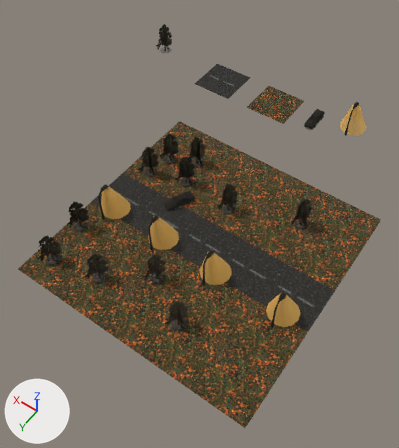
One commit to the Blender file games/cat_adventure/assets/raw/level.blend: the scene before it, then after it.
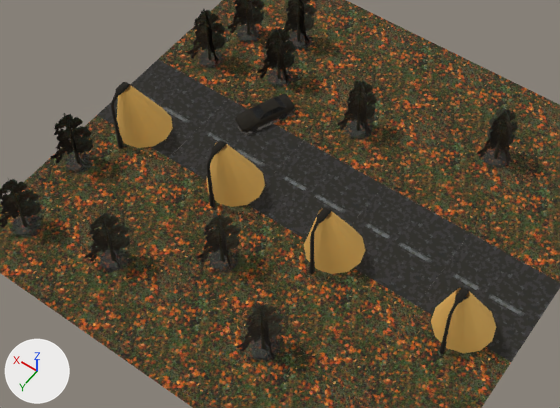
The first picture shows the older version from a 50 mm lens placed at (-36.3, 41.2, 68.8), pointed at (-3.8, -4.3, -2.7). The close-ups show both versions on the part from 10% to 84% of the width and 32% to 79% of the height of that picture. Lighting does not change. The marker at lower left points along +X, +Y and +Z.

The first close-up shows 'Grass.004', 'Grass.005', 'Grass.006', 'Grass.011', 'Grass.012', 'Grass.013', 'Grass.014', 'Grass.016', 'Grass.018', 'LampPost.001', 'LampPost.002', 'LampPost.003', 'LampPost.004', 'Road.002', 'Road.004', 'Road.005'.
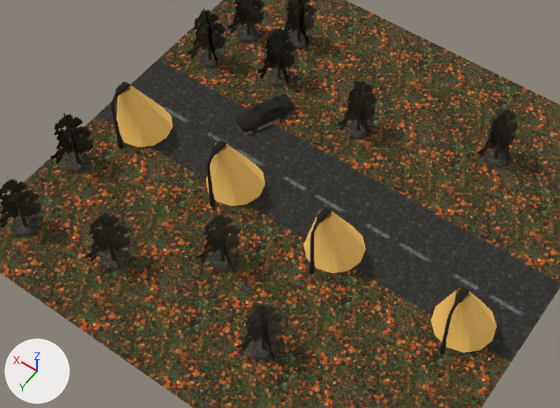
Where the change shows, as pixel boxes [x1, y1, x2, y2] in the close-ups (560 x 408 px):
'LampPost.004', reshaped
    before: [431, 286, 496, 354]
    after: [431, 286, 497, 354]
'LampPost.001', reshaped
    before: [304, 207, 365, 274]
    after: [304, 207, 366, 274]
part 1 of me_lamppost, built on
    before: [117, 86, 496, 353]
    after: [117, 86, 497, 353]

Edits to the bpy script that builds the scene:
```text
Change me_lamppost:
    used by ob_lamppost_001; location = (-12.0, 6.2, 0.0)
    verts and faces of me_lamppost; kept vertices keep their numbers, new ones are numbered from 73
    before: 53 (-0.14, -0.44, -0.03) at pixel (316, 269), 54 (-1.35, -0.76, -0.03) at pixel (332, 274), 55 (-2.23, -1.64, -0.03) at pixel (348, 272), 56 (-2.56, -2.85, -0.03) at pixel (360, 263), 57 (-2.23, -4.06, -0.03) at pixel (365, 250)
    before: 58 (-1.35, -4.94, -0.03) at pixel (362, 237), 59 (-0.14, -5.26, -0.03) at pixel (351, 226), 60 (1.06, -4.94, -0.03), 61 (1.95, -4.06, -0.03), 62 (2.27, -2.85, -0.03) at pixel (309, 232)
    before: 63 (1.95, -1.64, -0.03) at pixel (303, 245), 64 (1.06, -0.76, -0.03) at pixel (306, 258)
    remove me_lamppost.from_pydata(...)  # 73 vertices, 57 faces; spans x -2.56..2.27, y -5.26..0.14, z -0.03..6.19
    add me_lamppost.from_pydata(...)  # 76 vertices, 65 faces; spans x -2.56..2.27, y -5.26..0.14, z 0.0..6.19
    me_lamppost part 1
    add for i in [*range(53, 62), 63, 64]: verts[i] += (0.0, 0.0, 0.15)
    add verts[62] = (2.27, -2.84, 0.12)  # moved, pixel (309, 231)
    add verts[73] = (-1.54, -2.85, 0.12)
    add verts[74] = (-0.15, -2.84, 0.12)
    add verts[75] = (1.25, -2.84, 0.12)
    add faces += [(56, 57, 58, 73), (54, 55, 56, 73), (58, 59, 74, 73), (53, 54, 73, 74), (59, 60, 75, 74), (53, 74, 75, 64)]
    add faces += [(60, 61, 62, 75), (62, 63, 64, 75)]
```
